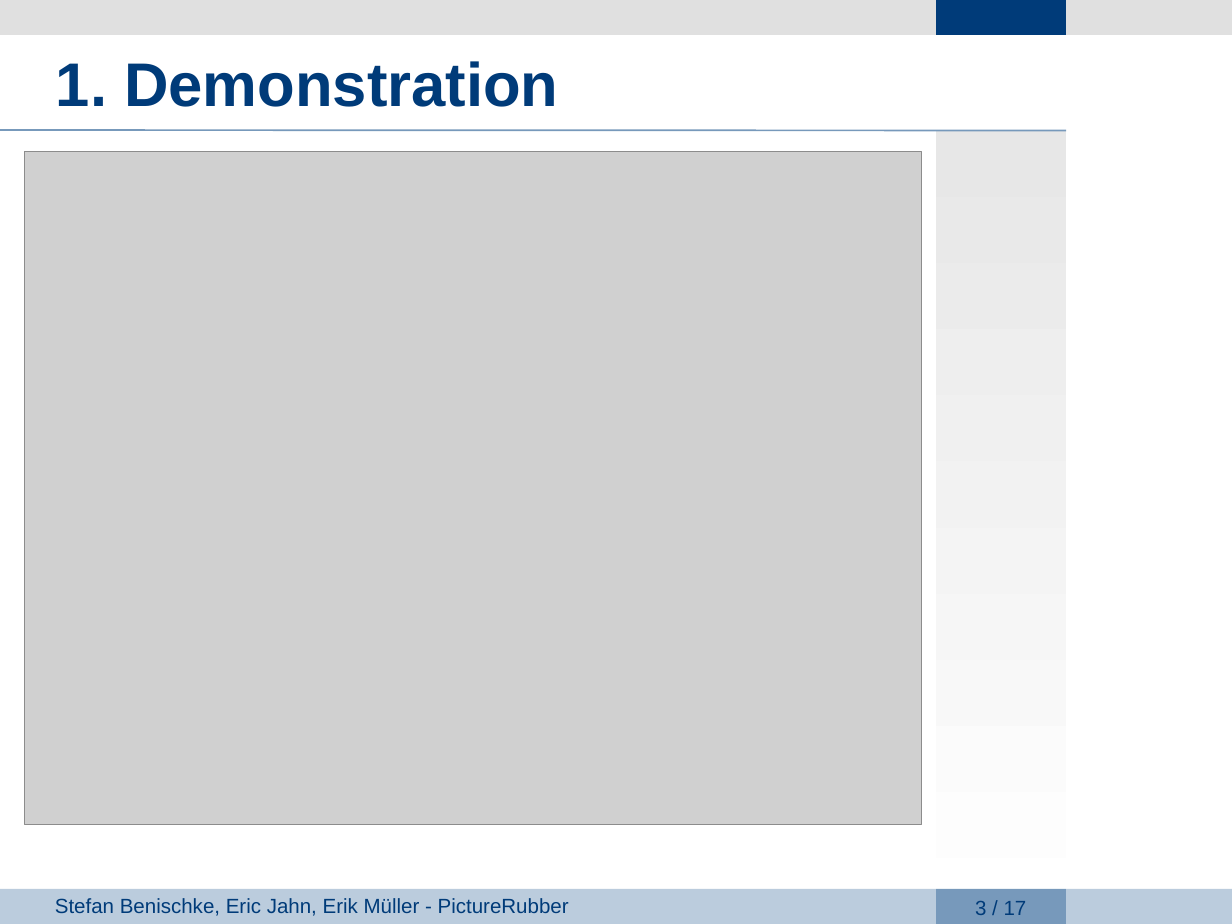
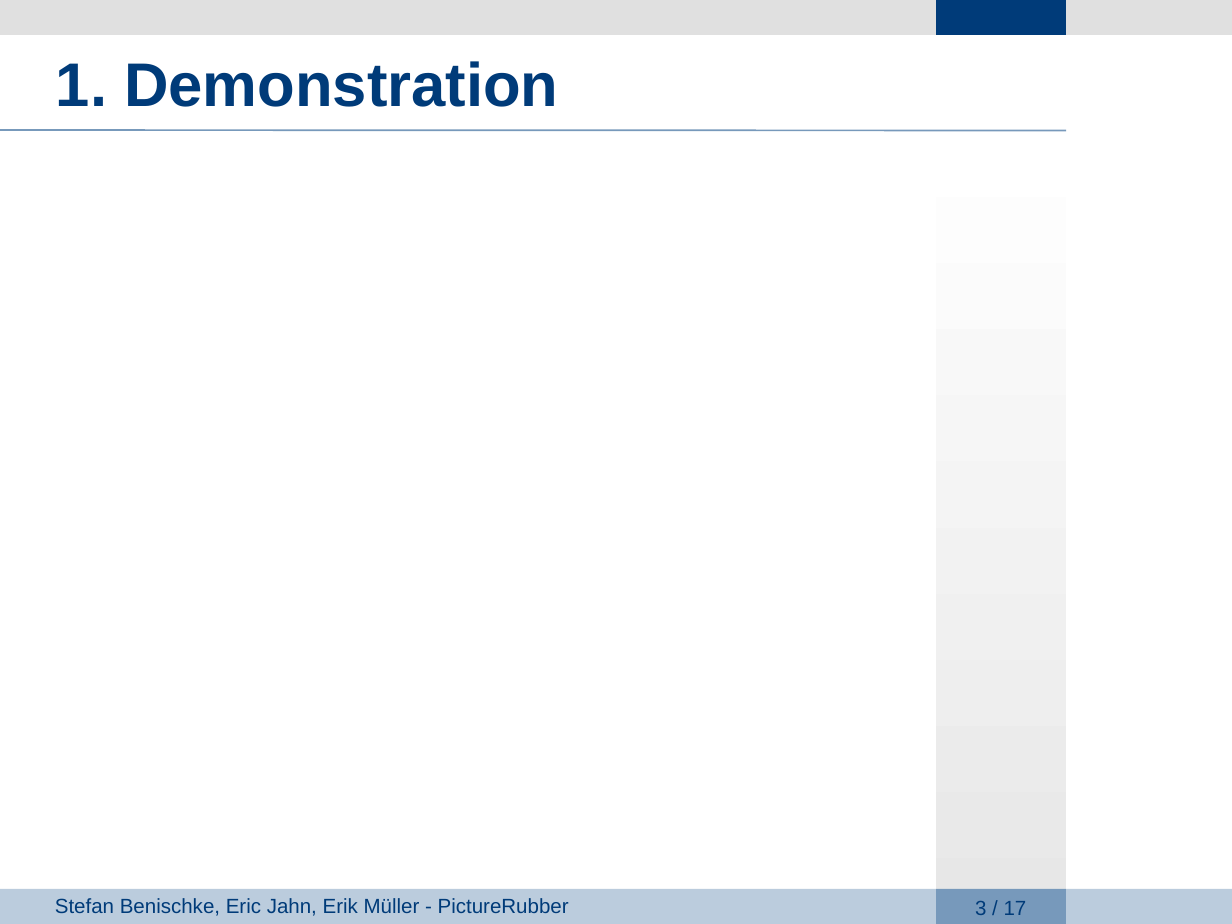
Before and after one commit to giuliarouge/picturerubber, a slide deck: slide 3 of Präsentation.ppt. Drawn at 1232x924 pixels with LibreOffice and Linux fonts; fonts in the diff are those of the drawing; grey boxes stand for pictures; background and template pictures are left out. Boxes give left, top, right and bottom in pixels: in the first picture for what was removed or moved away, otherwise in the second. Text is boxed around its words. In the diff, an @@ line names an element or a change of style, - is before the commit and + after.

```diff
--- a/Präsentation.ppt
+++ b/Präsentation.ppt
@@ rectangle at [936,131,1066,924]: fill gradient #E7E7E7 to #FFFFFF to gradient #FFFFFF to #E7E7E7 @@
@@ picture removed at [25,152,922,824] @@
```
Also in this commit, not shown: 16 other slides changed.
